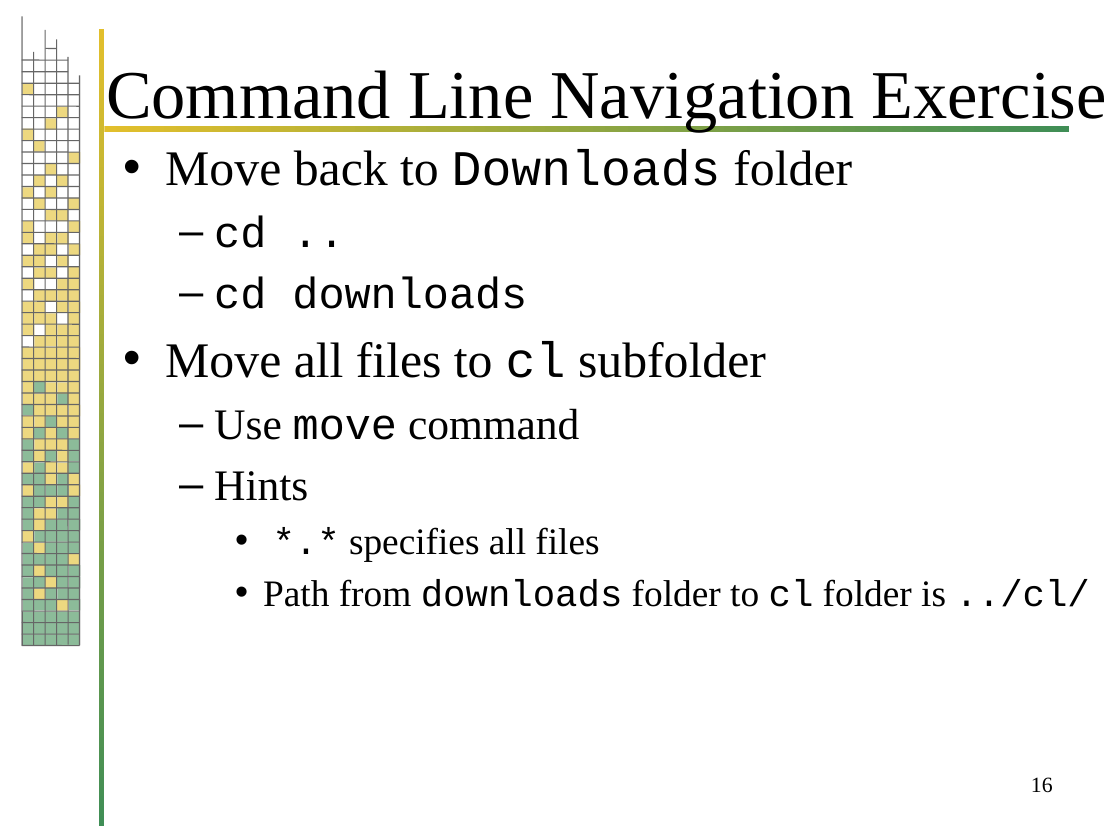
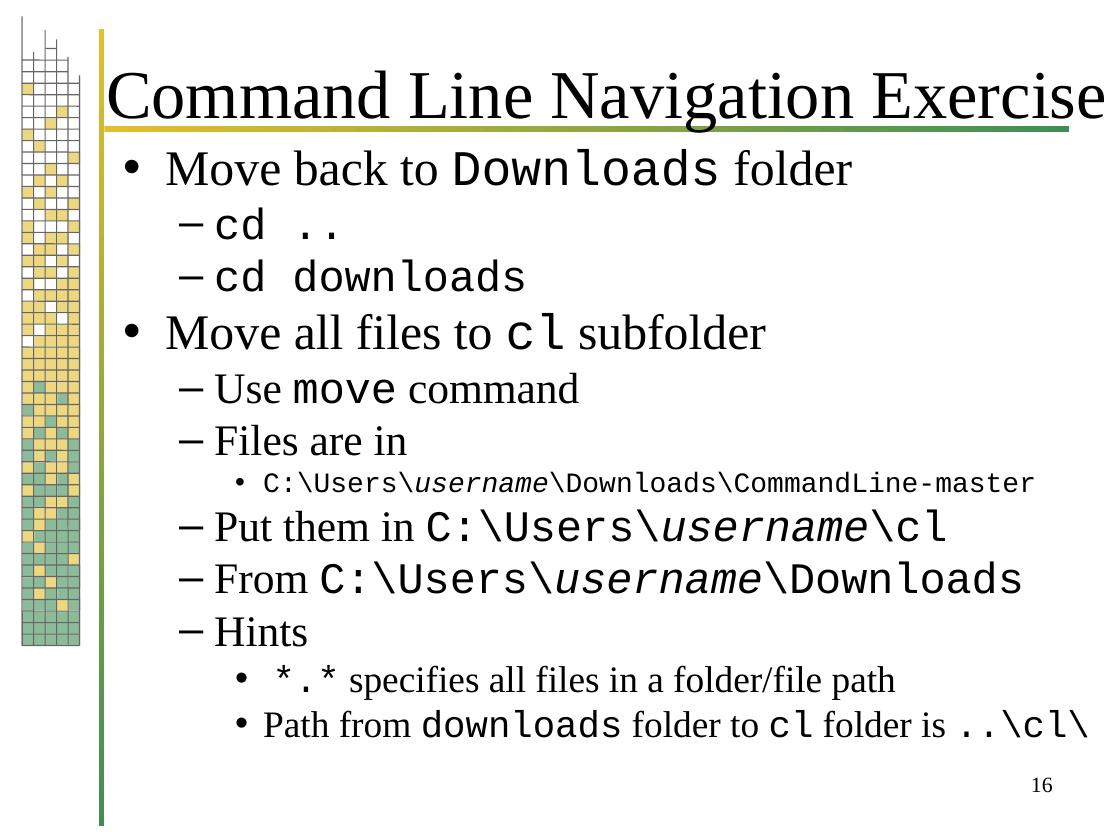
Before and after one commit to evlim/CommandLine, a slide deck: slide 16 of CommandLineProgrammingInPython.pptx. Drawn at 1120x840 pixels with LibreOffice and Linux fonts; fonts in the diff are those of the drawing; background and template pictures are left out. Boxes give left, top, right and bottom in pixels: in the first picture for what was removed or moved away, otherwise in the second. Text is boxed around its words. In the diff, an @@ line names an element or a change of style, - is before the commit and + after.

Commit message:
Updated PPT

```diff
--- a/CommandLineProgrammingInPython.pptx
+++ b/CommandLineProgrammingInPython.pptx
@@ text at (165, 149, 852, 647): less space between paragraphs @@
@@ text at (214, 424, 1036, 594): paragraphs added @@
+  – Files are in
+    • C:\Users\username\Downloads\CommandLine-master
+  – Put them in C:\Users\username\cl
+  – From C:\Users\username\Downloads
@@ text at (263, 665, 1089, 738): text changed @@
-    • *.* specifies all files
-    • Path from downloads folder to cl folder is ../cl/
+    • *.* specifies all files in a folder/file path
+    • Path from downloads folder to cl folder is ..\cl\
```
